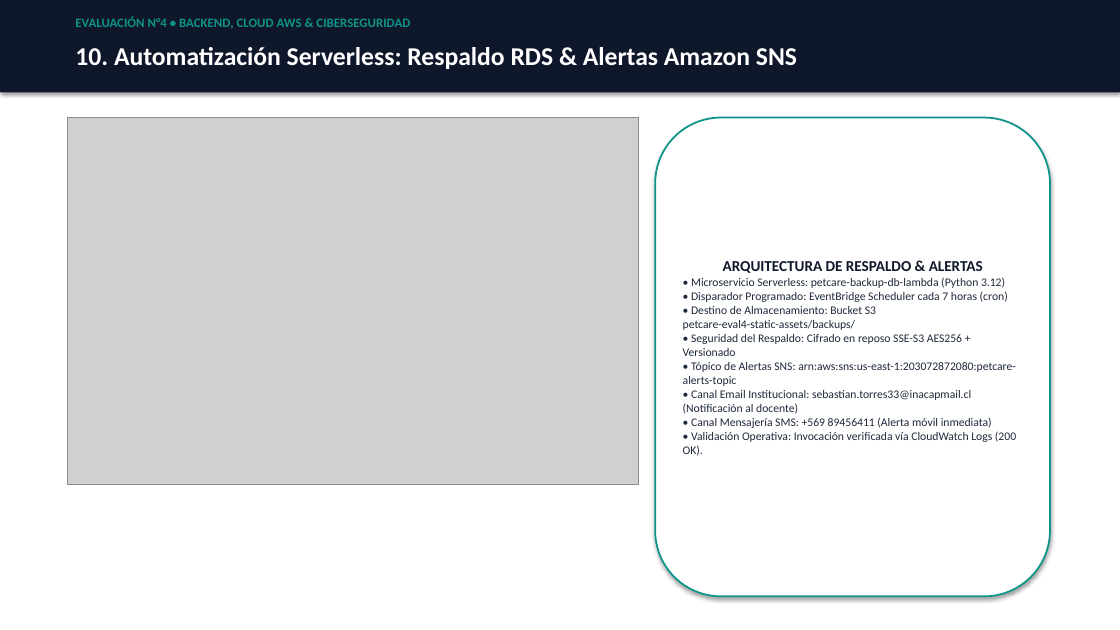
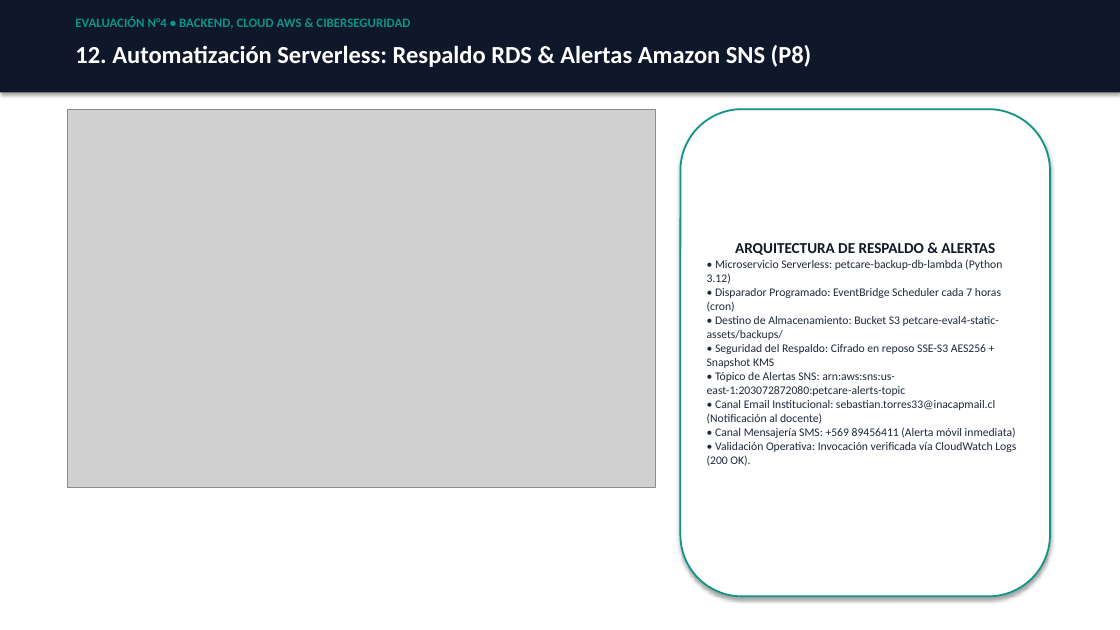
Before and after one commit to sebatmail/AWS-BACKEND-4, a slide deck: slide 13 of docs/PRESENTACION_EVALUACION_4_SEBASTIAN_TORRES.pptx (slide 11 before the commit). Drawn at 1120x630 pixels with LibreOffice and Linux fonts; fonts in the diff are those of the drawing; grey boxes stand for pictures. Boxes give left, top, right and bottom in pixels: in the first picture for what was removed or moved away, otherwise in the second. Text is boxed around its words. In the diff, an @@ line names an element or a change of style, - is before the commit and + after.

Commit message:
docs: embed authentic SonarQube and OWASP ZAP screenshots in presentation and evidence docs

```diff
--- a/docs/PRESENTACION_EVALUACION_4_SEBASTIAN_TORRES.pptx
+++ b/docs/PRESENTACION_EVALUACION_4_SEBASTIAN_TORRES.pptx
@@ text at box(75, 45, 812, 67): text changed; size 22 to 21 pt @@
-10. Automatización Serverless: Respaldo RDS & Alertas Amazon SNS
+12. Automatización Serverless: Respaldo RDS & Alertas Amazon SNS (P8)
@@ picture: place and size @@
-picture at box(67, 118, 639, 485)
+picture at box(67, 109, 655, 487)
@@ rounded rectangle "ARQUITECTURA DE RESPALDO & ALERTAS": place and size @@
-rounded rectangle "ARQUITECTURA DE RESPALDO & ALERTAS" at box(655, 118, 1050, 597)
+rounded rectangle "ARQUITECTURA DE RESPALDO & ALERTAS" at box(681, 109, 1050, 597)
@@ text in rounded rectangle at box(707, 344, 986, 368): text changed @@
-• Seguridad del Respaldo: Cifrado en reposo SSE-S3 AES256 + Versionado
+• Seguridad del Respaldo: Cifrado en reposo SSE-S3 AES256 + Snapshot KMS
```
Also in this commit, not shown: 10 other slides changed, 4 slides added, 2 slides removed, 5 other files.
